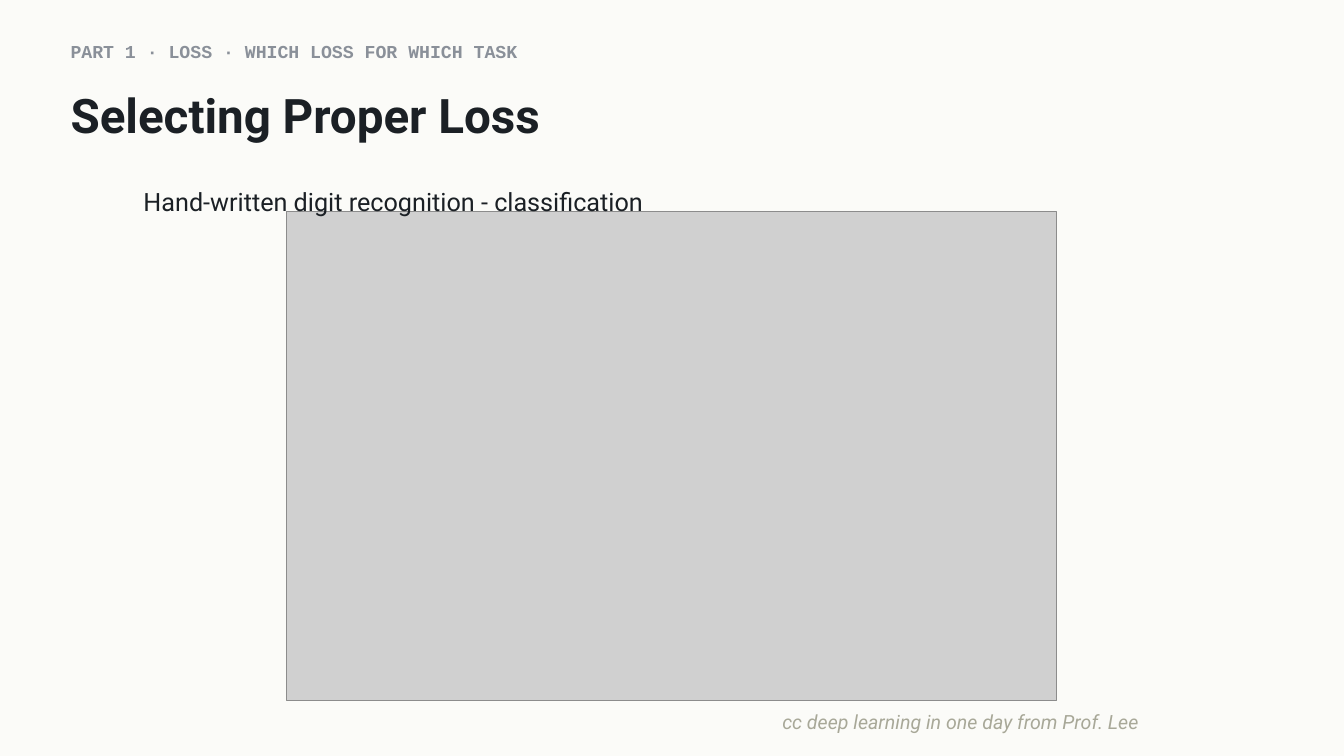
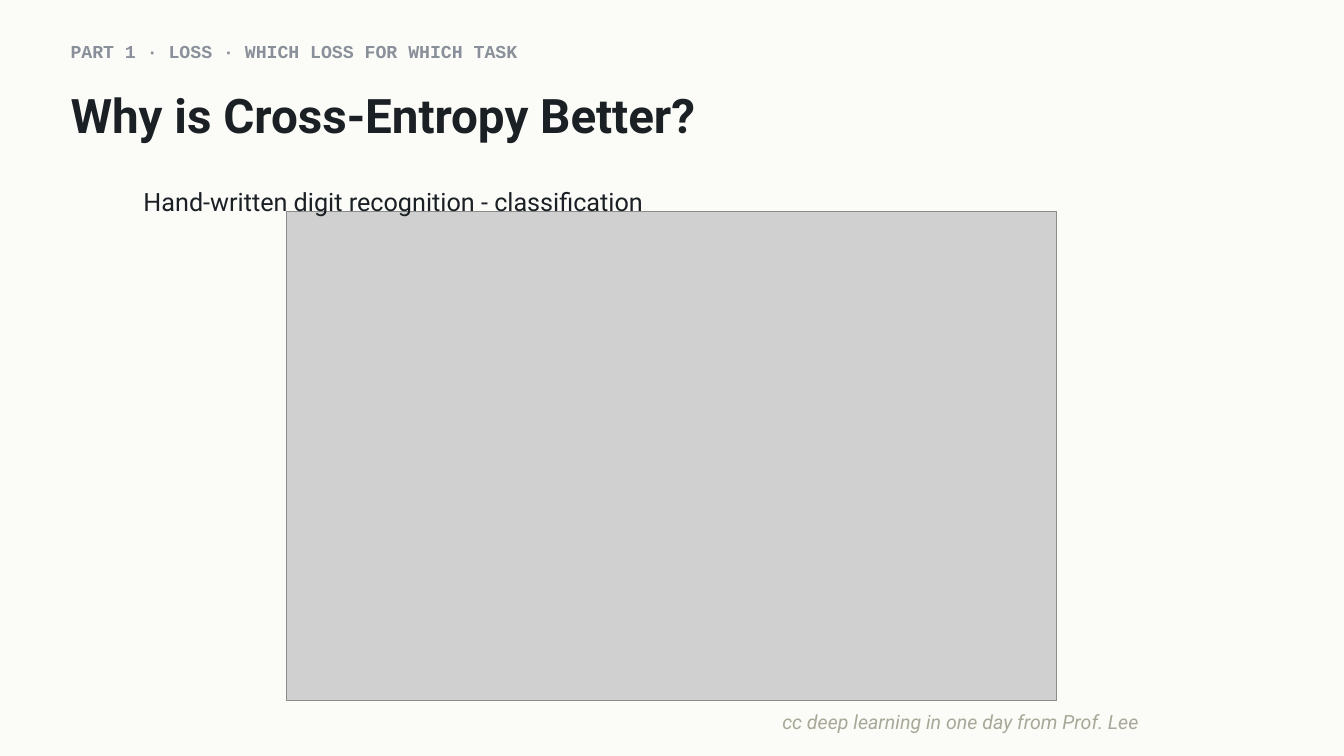
Before and after one commit to indigobio/msacl_dl_course, a slide deck: slide 7 of slides/pptx/lecture04_training_practice.pptx. Drawn at 1344x756 pixels with LibreOffice and Linux fonts; fonts in the diff are those of the drawing; grey boxes stand for pictures. Boxes give left, top, right and bottom in pixels: in the first picture for what was removed or moved away, otherwise in the second. Text is boxed around its words. In the diff, an @@ line names an element or a change of style, - is before the commit and + after.

```diff
--- a/slides/pptx/lecture04_training_practice.pptx
+++ b/slides/pptx/lecture04_training_practice.pptx
@@ title at [71, 97, 695, 143]: text changed @@
-Selecting Proper Loss
+Why is Cross-Entropy Better?
```
Also in this commit, not shown: 7 other slides changed, 1 slide added, 1 slide removed, 33 other files.
